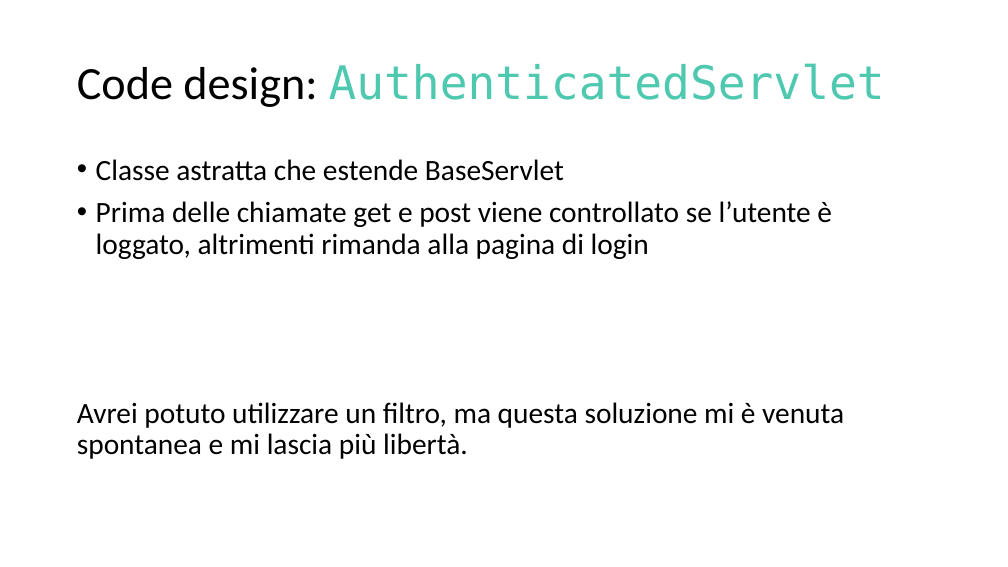
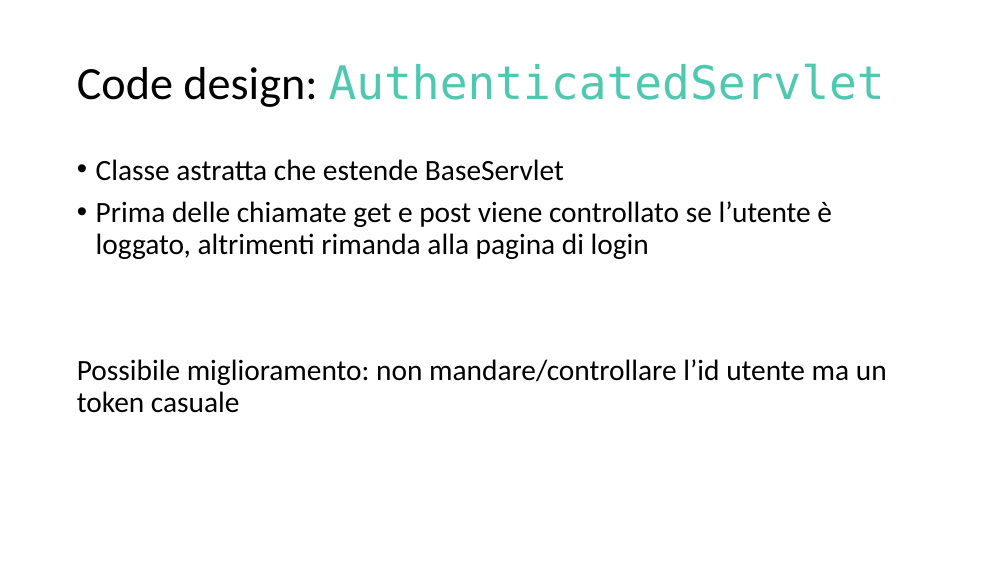
Before and after one commit to MirkoAndena/ECommerce, a slide deck: slide 10 of Documents/ECommerce.pptx. Drawn at 1008x567 pixels with LibreOffice and Linux fonts; fonts in the diff are those of the drawing. Boxes give left, top, right and bottom in pixels: in the first picture for what was removed or moved away, otherwise in the second. Text is boxed around its words. In the diff, an @@ line names an element or a change of style, - is before the commit and + after.

```diff
--- a/Documents/ECommerce.pptx
+++ b/Documents/ECommerce.pptx
@@ text at (77, 359, 887, 413): text changed @@
-Avrei potuto utilizzare un filtro, ma questa soluzione mi è venuta spontanea e mi lascia più libertà.
+Possibile miglioramento: non mandare/controllare l’id utente ma un token casuale
```
Also in this commit, not shown: 1 other slide changed, 17 other files.
